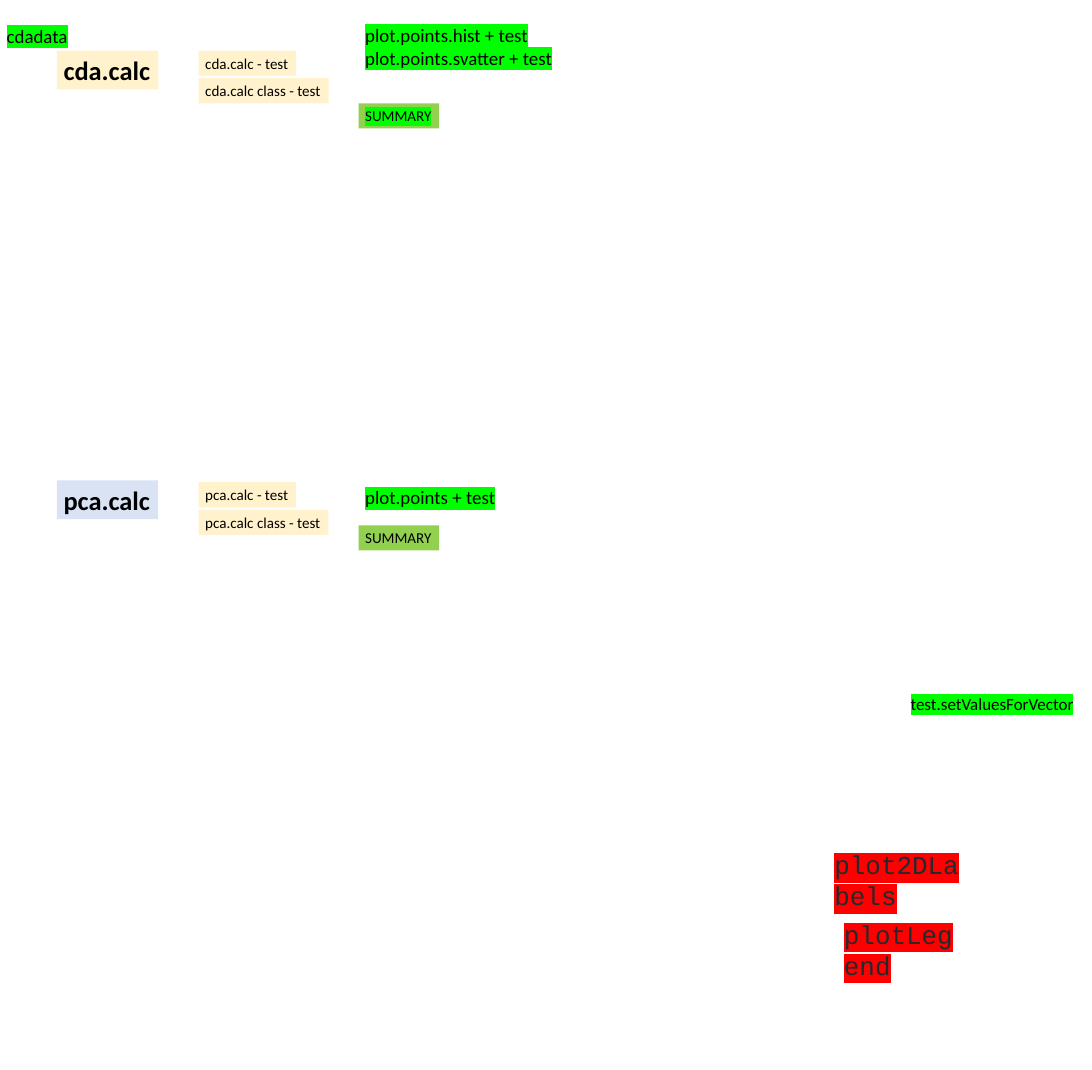
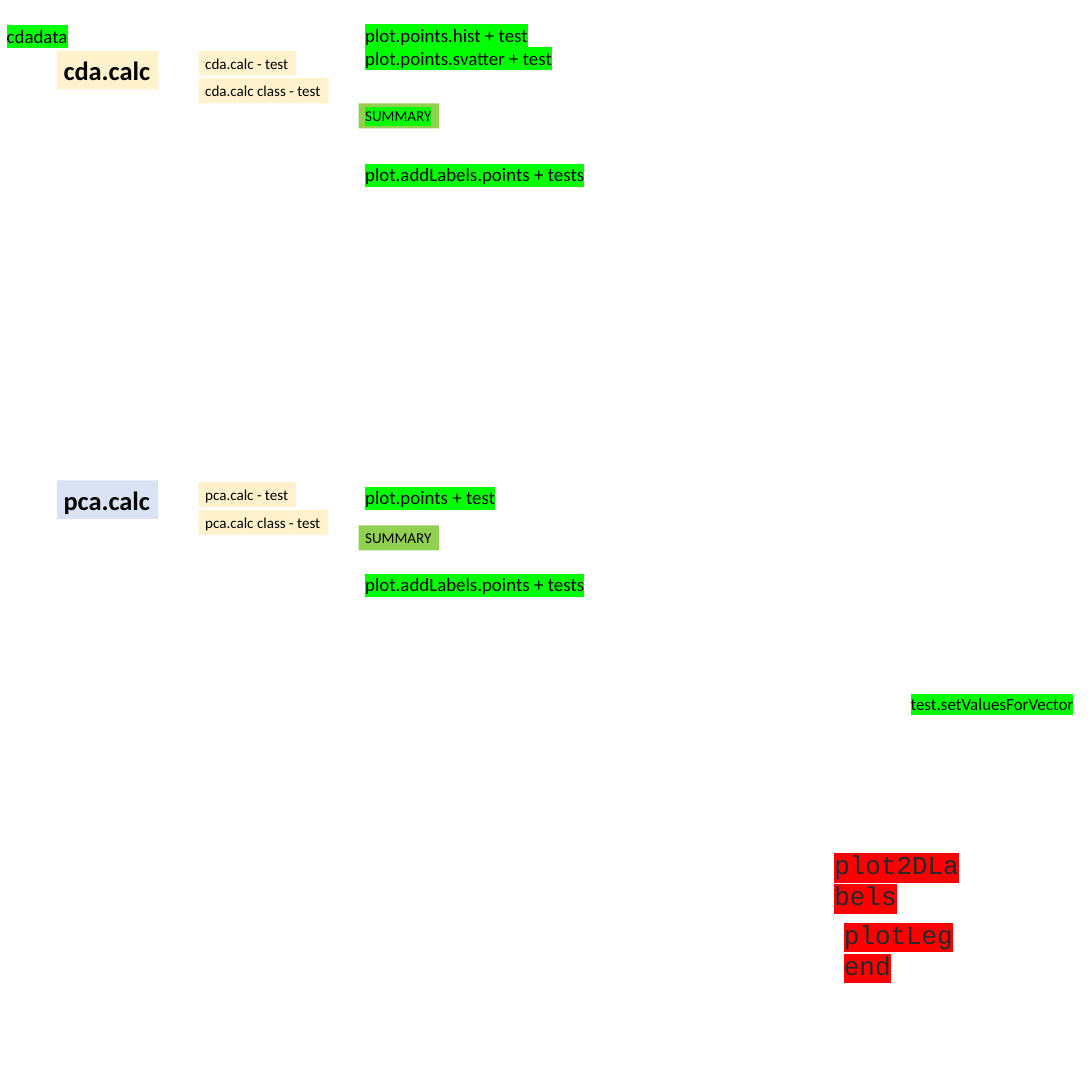
Before and after one commit to MarekSlenker/MorphoTools2, a slide deck: slide 3 of struktura kniznice.pptx. Drawn at 1092x1070 pixels with LibreOffice and Linux fonts; fonts in the diff are those of the drawing. Boxes give left, top, right and bottom in pixels: in the first picture for what was removed or moved away, otherwise in the second. Text is boxed around its words. In the diff, an @@ line names an element or a change of style, - is before the commit and + after.

Commit message:
plot.addLabels.points

```diff
--- a/struktura kniznice.pptx
+++ b/struktura kniznice.pptx
@@ text added at (x1=365, y1=168, x2=584, y2=184), 20 pt, text #000000 @@
+plot.addLabels.points + tests
@@ text added at (x1=365, y1=578, x2=584, y2=594), 20 pt, text #000000 @@
+plot.addLabels.points + tests
```
Also in this commit, not shown: 16 other files.
